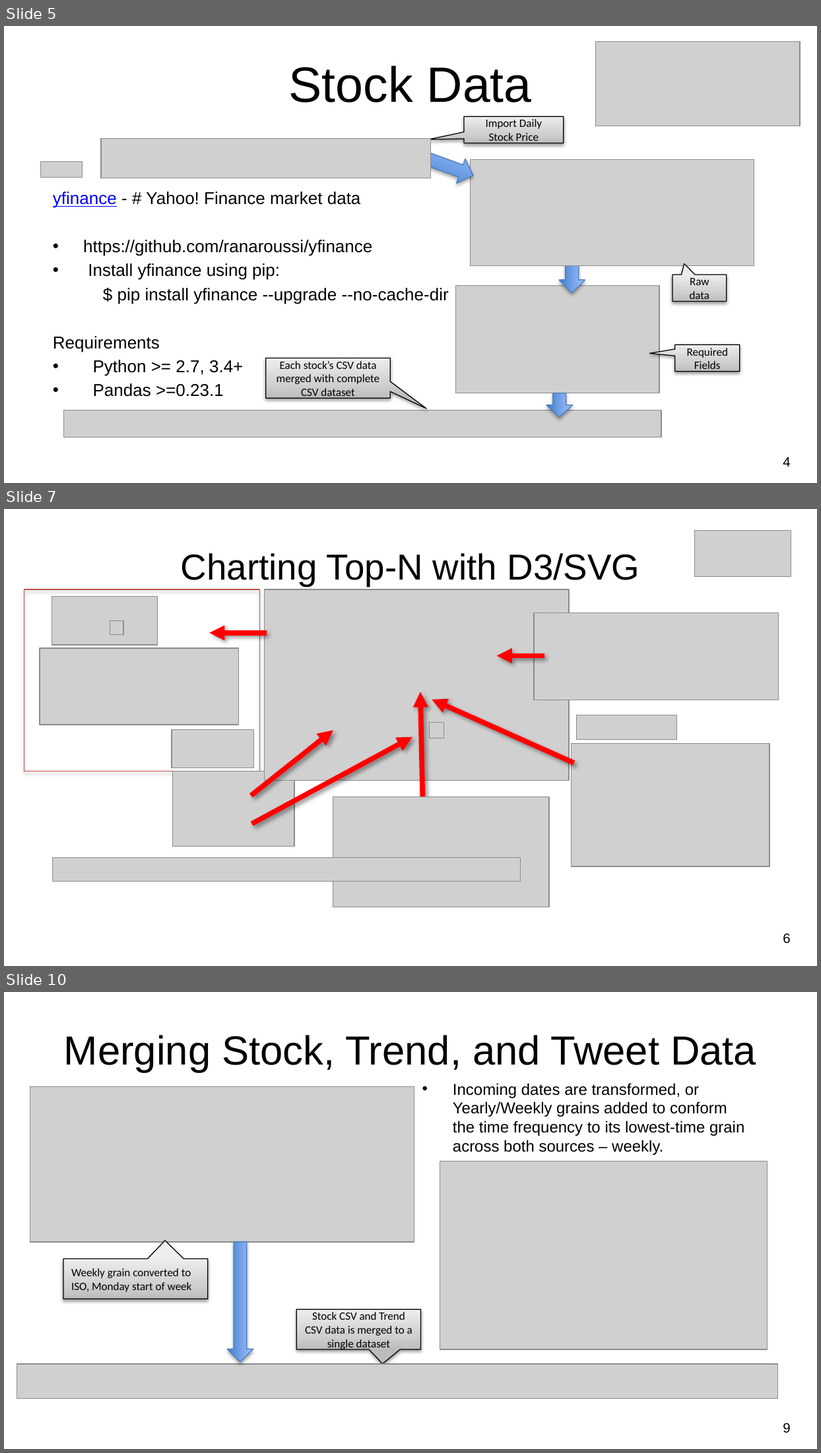
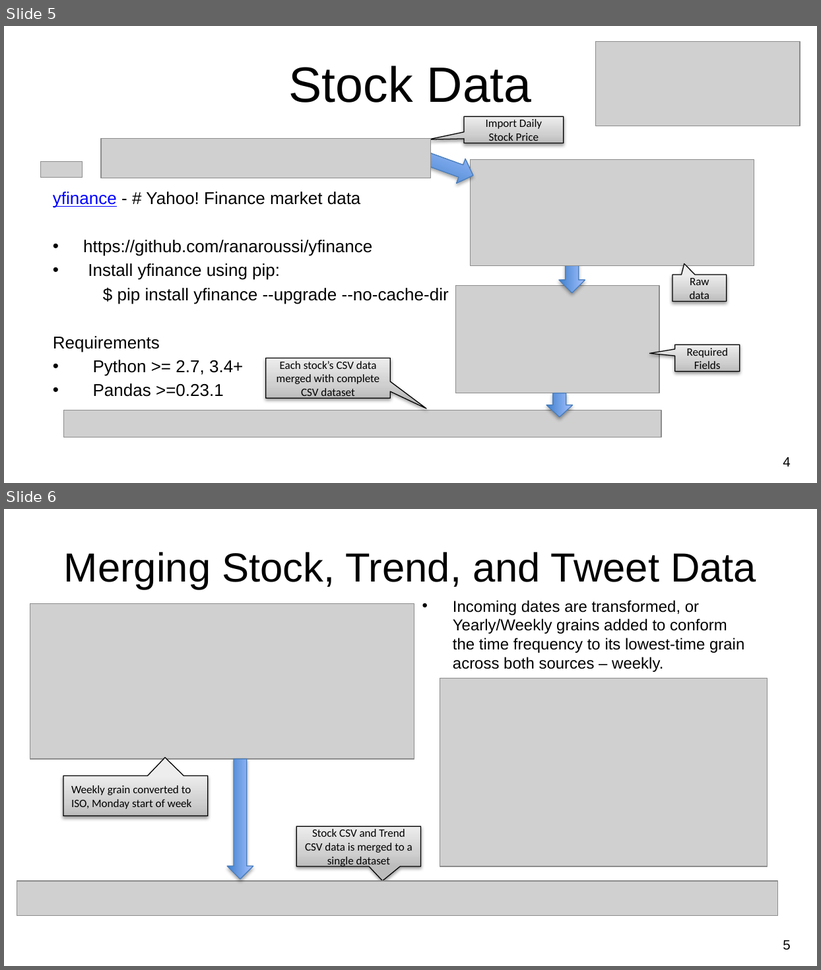
Before and after one commit to CCC-GH/FinalProject-Stock, a slide deck: draft0_NU-FinalProject_Stocks.pptx. Shown one above the other, each under a label of ours: slides 5, 7 and 10 before the commit, slides 5 and 6 after it; the slides between them are not shown. The pictures are 821x1453 and 821x970 pixels, drawn with LibreOffice and Linux fonts; fonts in the diff are those of the drawing; grey boxes stand for pictures; background and template pictures are left out. Boxes give left, top, right and bottom in pixels: in the first picture for what was removed or moved away, otherwise in the second. Text is boxed around its words. In the diff, an @@ line names an element or a change of style, - is before the commit and + after.

```diff
--- a/draft0_NU-FinalProject_Stocks.pptx
+++ b/draft0_NU-FinalProject_Stocks.pptx
@@ slide 7 removed at <box>4,509,817,966</box>, background picture (left out) @@
@@ picture removed at <box>694,530,791,576</box> @@
@@ title removed at <box>181,553,640,586</box> @@
-Charting Top-N with D3/SVG
@@ rectangle removed at <box>24,590,260,772</box> @@
@@ picture removed at <box>52,596,158,645</box> @@
@@ picture removed at <box>264,590,569,780</box> @@
@@ picture removed at <box>110,621,123,635</box> @@
@@ picture removed at <box>534,613,779,700</box> @@
@@ arrow removed from (267, 632) to (210, 632) @@
@@ picture removed at <box>40,648,239,724</box> @@
@@ arrow removed from (544, 656) to (497, 656) @@
@@ arrow removed from (422, 804) to (420, 692) @@
@@ arrow removed from (574, 764) to (432, 699) @@
@@ picture removed at <box>429,723,444,738</box> @@
@@ picture removed at <box>576,716,677,740</box> @@
@@ picture removed at <box>172,730,253,768</box> @@
@@ arrow removed from (252, 796) to (333, 730) @@
@@ arrow removed from (252, 824) to (412, 737) @@
@@ picture removed at <box>571,744,769,867</box> @@
@@ picture removed at <box>172,772,294,848</box> @@
@@ picture removed at <box>333,797,550,908</box> @@
@@ picture removed at <box>53,858,520,881</box> @@
@@ page number removed at <box>783,933,790,944</box> @@
-6
@@ what was slide 10 is now slide 6 @@
@@ page number at <box>783,941,790,951</box>: text changed @@
-9
+5
```
Also in this commit, not shown: 2 slides changed, 3 other slides removed.
